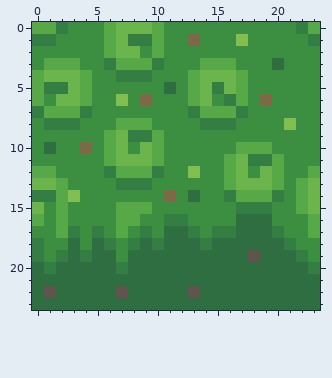
Two states of a pixel-art file, gfx/aseprite/ground.ase. The picture above is the old version.
24x24 pixels, 1 frame.
Once edited:
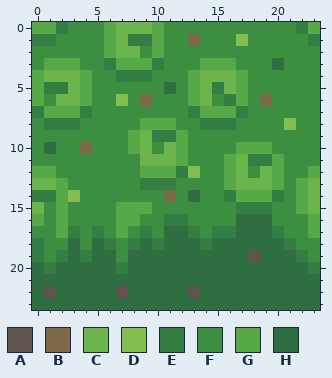
Palette (. is transparent): A #61534e  B #7d6847  C #6cb54c  D #82bf50  E #347d43  F #3c8f40  G #57a847  H #2e6e41
Author's note on the commit: Slight change to ground tile
The edit:
@@ x 4..14 @@
  7 EFFFFFFFFEG
- 8 FFFGGGFFFFE
- 9 FFGCEEGFFFF
-10 BFGCFCGFFFF
-11 FFGCCCGFFFF
-12 FFEGGGEFFDF
-13 FFFEEEFFFFF
+ 8 FFFFFGGGFFE
+ 9 FFFFGCEEGFF
+10 BFFFGCFCGFF
+11 FFFFFCCCGFF
+12 FFFFFGGGEDF
+13 FFFFFEEEFFF
 14 FFFFFFFBFHF
Where, in picture pixels (left, top, right, bottom), the same in both pictures:
changed: (104, 118, 188, 190)
